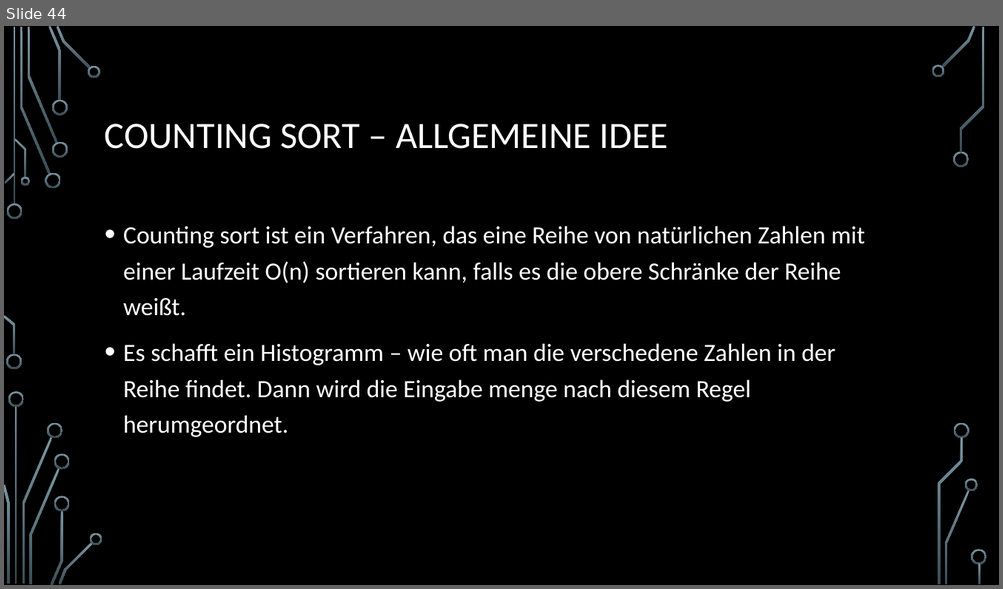
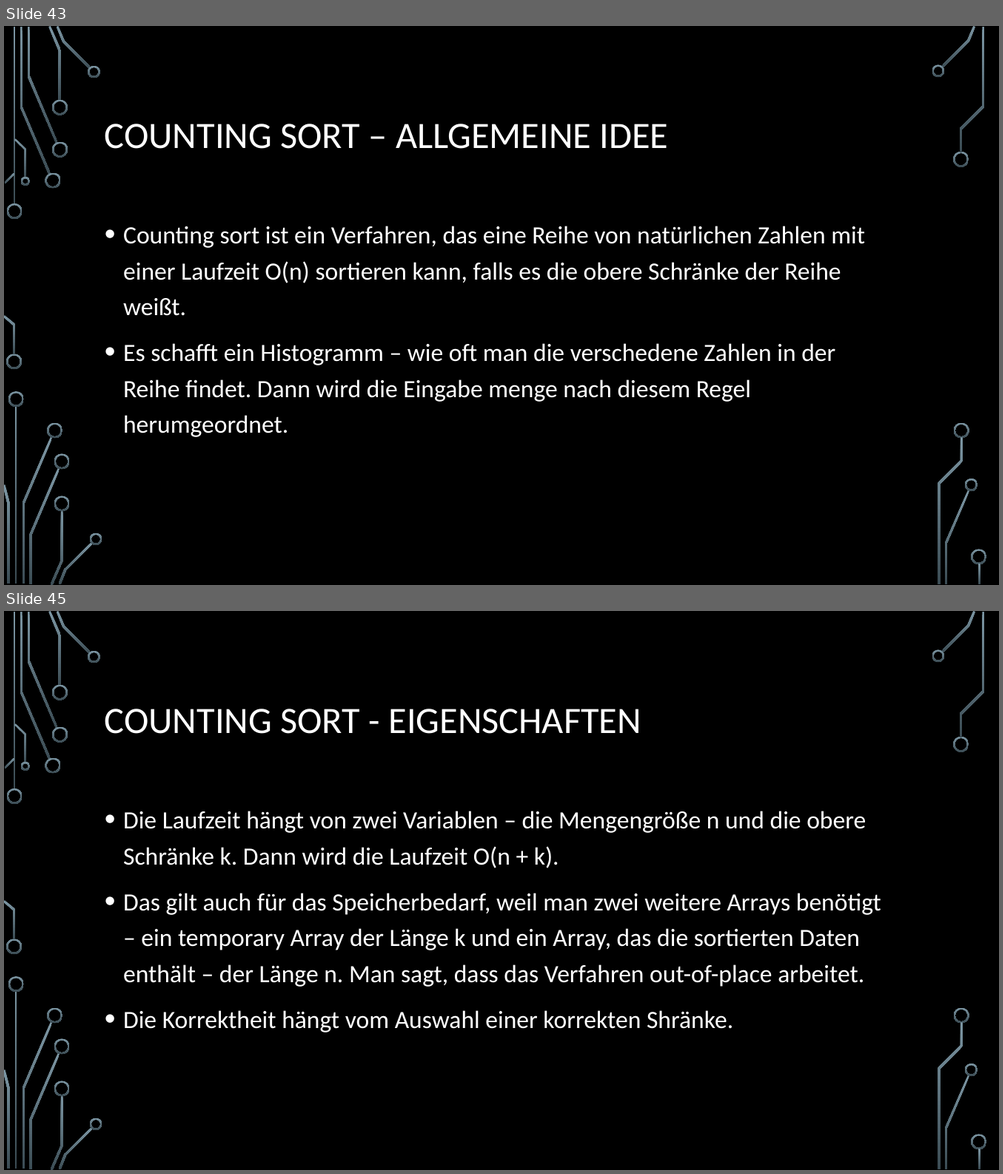
Before and after one commit to d-petrov/SortingAlgorithms, a slide deck: docs/sorting algorithms - presentation/Sortierverfahren.pptx. Shown one above the other, each under a label of ours: slide 44 before the commit, slides 43 and 45 after it; the slides between them are not shown. The pictures are 1003x589 and 1003x1174 pixels, drawn with LibreOffice and Linux fonts; fonts in the diff are those of the drawing; background and template pictures are left out. Boxes give left, top, right and bottom in pixels: in the first picture for what was removed or moved away, otherwise in the second. Text is boxed around its words. In the diff, an @@ line names an element or a change of style, - is before the commit and + after.

```diff
--- a/docs/sorting algorithms - presentation/Sortierverfahren.pptx
+++ b/docs/sorting algorithms - presentation/Sortierverfahren.pptx
@@ slide 45 added at [4,611,999,1170], background picture (left out); not listed: 36 template elements that a slide beside it also shows @@
@@ title added at [105,709,640,734], 36 pt, text #FFFFFF @@
+COUNTING SORT - EIGENSCHAFTEN
@@ text added at [123,811,881,1033], 24 pt, text #FFFFFF @@
+• Die Laufzeit hängt von zwei Variablen – die Mengengröße n und die obere Schränke k. Dann wird die Laufzeit O(n + k).
+• Das gilt auch für das Speicherbedarf, weil man zwei weitere Arrays benötigt – ein temporary Array der Länge k und ein Array, das die sortierten Daten enthält – der Länge n. Man sagt, dass das Verfahren out-of-place arbeitet.
+• Die Korrektheit hängt vom Auswahl einer korrekten Shränke.
@@ what was slide 44 is now slide 43 @@
```
Also in this commit, not shown: 2 slides changed, 4 other slides added, 1 slide removed.
